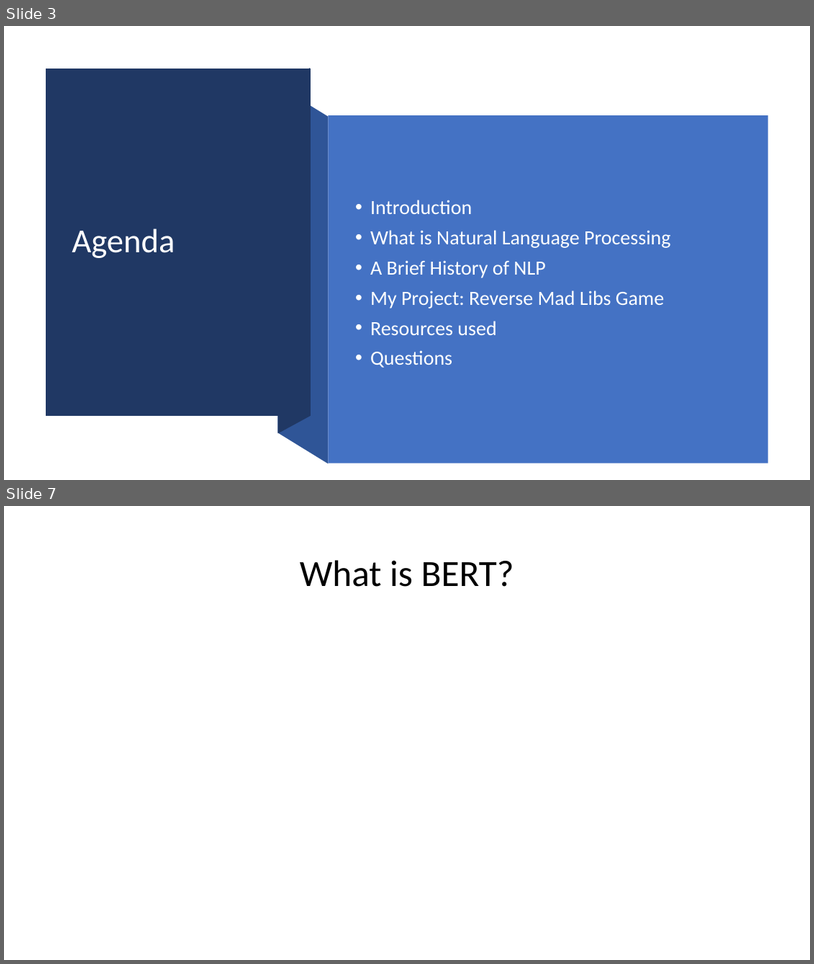
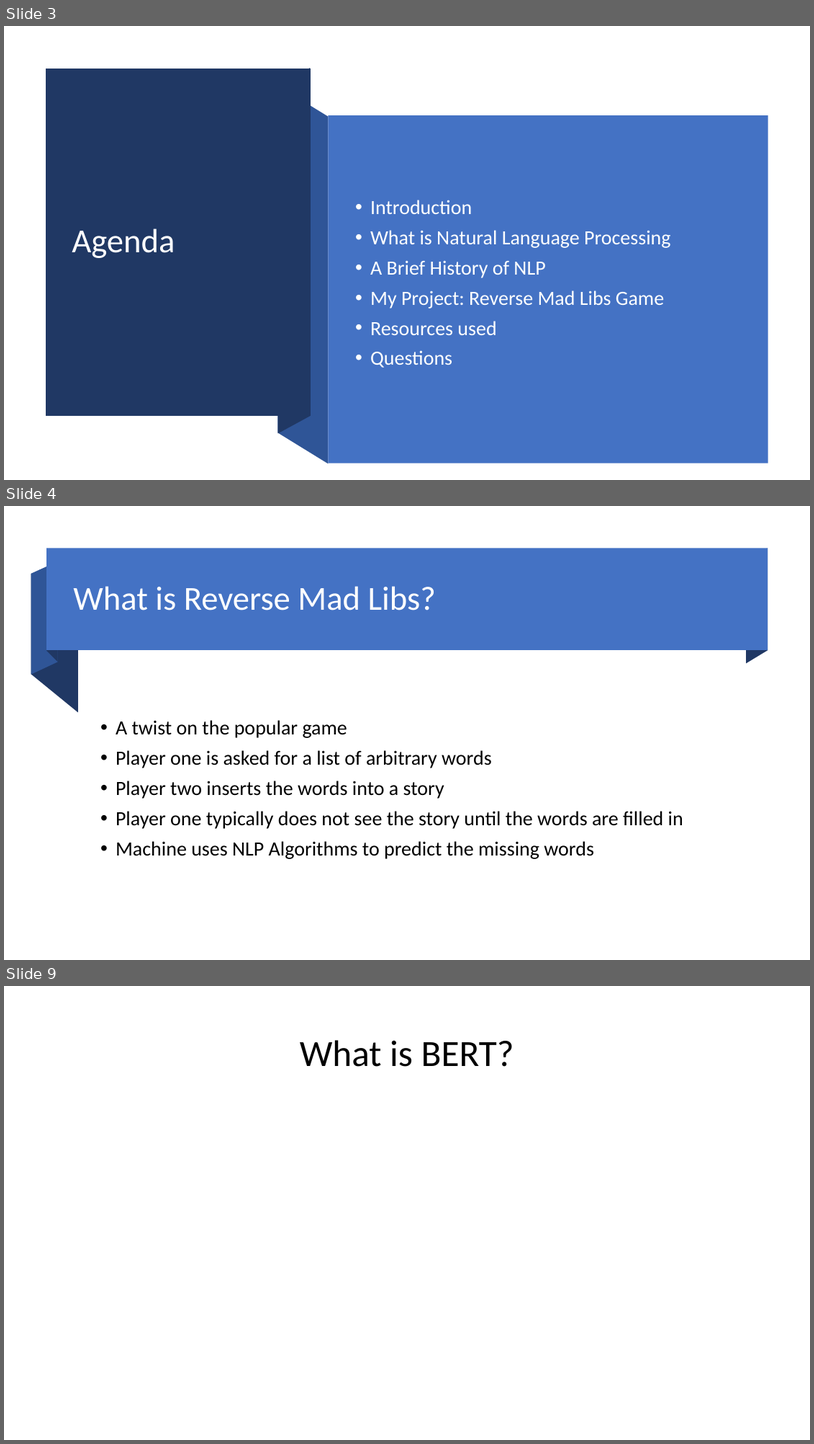
Before and after one commit to scottbing/SB_6000_NLP, a slide deck: Reverse Mad Libs.pptx. Shown one above the other, each under a label of ours: slides 3 and 7 before the commit, slides 3, 4 and 9 after it; the slides between them are not shown. The pictures are 814x964 and 814x1444 pixels, drawn with LibreOffice and Linux fonts; fonts in the diff are those of the drawing. Boxes give left, top, right and bottom in pixels: in the first picture for what was removed or moved away, otherwise in the second. Text is boxed around its words. In the diff, an @@ line names an element or a change of style, - is before the commit and + after.

```diff
--- a/Reverse Mad Libs.pptx
+++ b/Reverse Mad Libs.pptx
@@ slide 4 added at (x1=4, y1=506, x2=810, y2=960), background #FFFFFF @@
@@ rectangle added at (x1=46, y1=548, x2=768, y2=651), fill #4472C4 @@
@@ freeform shape added at (x1=47, y1=548, x2=58, y2=662), fill #203864 @@
@@ freeform shape added at (x1=746, y1=548, x2=768, y2=664), fill #203864 @@
@@ freeform shape added at (x1=31, y1=561, x2=58, y2=674), fill #2F5597 @@
@@ freeform shape added at (x1=31, y1=574, x2=78, y2=713), fill #203864 @@
@@ title added at (x1=73, y1=586, x2=436, y2=610), 40 pt, text #FFFFFF @@
+What is Reverse Mad Libs?
@@ text added at (x1=116, y1=720, x2=684, y2=859), 24 pt, text #000000 @@
+• A twist on the popular game
+• Player one is asked for a list of arbitrary words
+• Player two inserts the words into a story
+• Player one typically does not see the story until the words are filled in
+• Machine uses NLP Algorithms to predict the missing words
@@ what was slide 7 is now slide 9 @@
```
Also in this commit, not shown: 3 slides changed, 3 other slides added, 1 other file.
